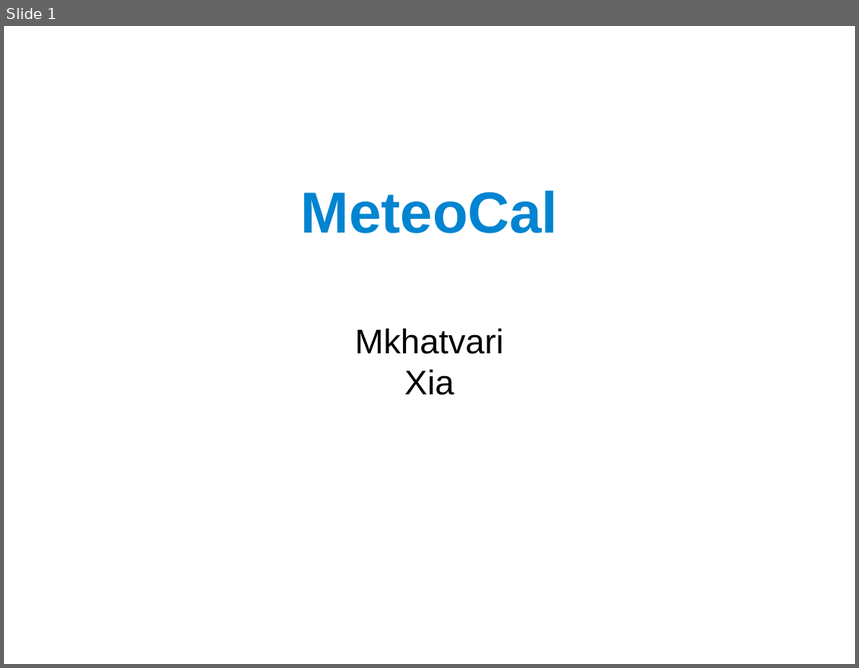
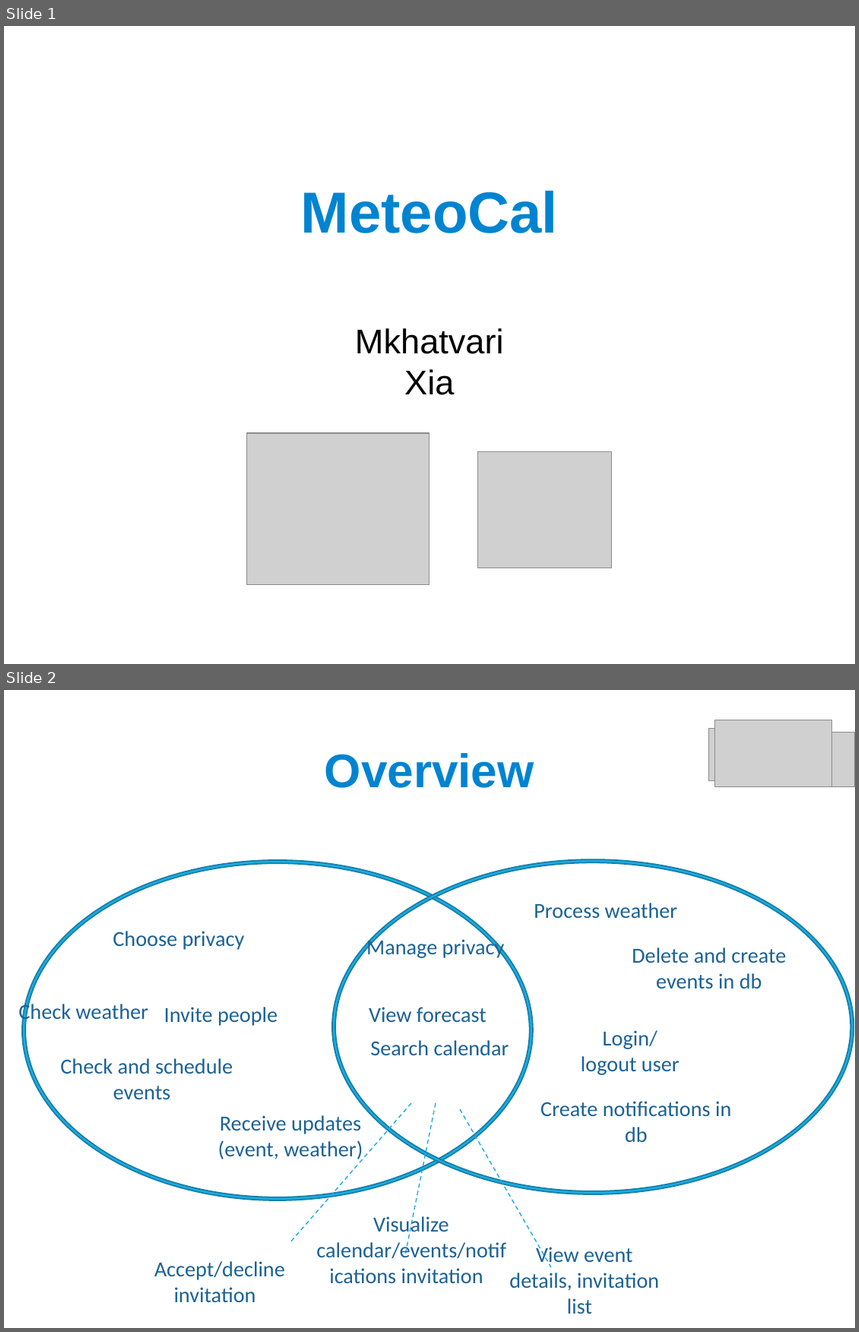
Before and after one commit to nico-mkhatvari/SE2, a slide deck: Presentation.odp. Shown one above the other, each under a label of ours: slide 1 before the commit, slides 1 and 2 after it. The pictures are 859x668 and 859x1332 pixels, drawn with LibreOffice and Linux fonts; fonts in the diff are those of the drawing; grey boxes stand for pictures. Boxes give left, top, right and bottom in pixels: in the first picture for what was removed or moved away, otherwise in the second. Text is boxed around its words. In the diff, an @@ line names an element or a change of style, - is before the commit and + after.

```diff
--- a/Presentation.odp
+++ b/Presentation.odp
@@ slide 2 added at [4,690,855,1328], background #FFFFFF @@
@@ picture added at [709,729,761,781] @@
@@ picture added at [715,720,832,787] @@
@@ picture added at [789,733,855,787] @@
@@ title added at [325,753,534,788], 44 pt, text #0084D1, bold @@
+Overview
@@ donut added at [22,860,533,1201], fill #1CADE4, outline #147FA8 1.25 pt @@
@@ donut added at [332,860,854,1195], fill #1CADE4, outline #147FA8 1.25 pt @@
@@ text added at [534,903,678,919], 20 pt, text #1C6295 @@
+Process weather
@@ text added at [113,931,245,950], 20 pt, text #1C6295 @@
+Choose privacy
@@ text added at [367,937,505,959], 20 pt, text #1C6295 @@
+Manage privacy
@@ text added at [632,948,786,989], 20 pt, text #1C6295 @@
+Delete and create events in db
@@ text added at [18,1001,148,1024], 20 pt, text #1C6295 @@
+Check weather
@@ text added at [164,1007,278,1026], 20 pt, text #1C6295 @@
+Invite people
@@ text added at [369,1007,487,1023], 20 pt, text #1C6295 @@
+View forecast
@@ text added at [581,1030,680,1075], 20 pt, text #1C6295 @@
+Login/logout user
@@ text added at [370,1040,509,1056], 20 pt, text #1C6295 @@
+Search calendar
@@ text added at [60,1059,233,1100], 20 pt, text #1C6295 @@
+Check and schedule events
@@ text added at [218,1116,363,1162], 20 pt, text #1C6295 @@
+Receive updates (event, weather)
@@ line added from (412, 1103) to (290, 1244), #1CADE4 0.99 pt @@
@@ line added from (436, 1103) to (405, 1255), #1CADE4 0.99 pt @@
@@ line added from (461, 1110) to (552, 1268), #1CADE4 0.99 pt @@
@@ text added at [541,1101,731,1142], 20 pt, text #1C6295 @@
+Create notifications in db
@@ text added at [316,1214,506,1284], 20 pt, text #1C6295 @@
+Visualize calendar/events/notifications invitation
@@ text added at [509,1245,659,1314], 20 pt, text #1C6295 @@
+View event details, invitation list
@@ text added at [154,1262,285,1303], 20 pt, text #1C6295 @@
+Accept/decline invitation
@@ slide 1 changed as well @@
@@ picture added at [247,434,430,586] @@
@@ picture added at [478,452,612,569] @@
```
Also in this commit, not shown: 15 other slides changed, 8 other slides added, 4 slides removed.
